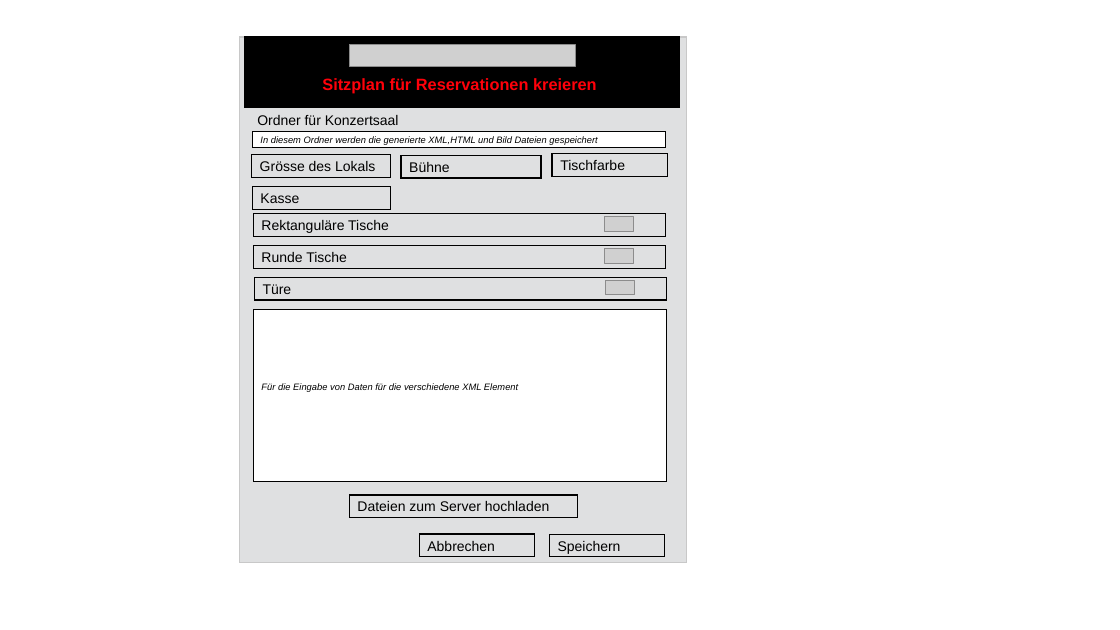
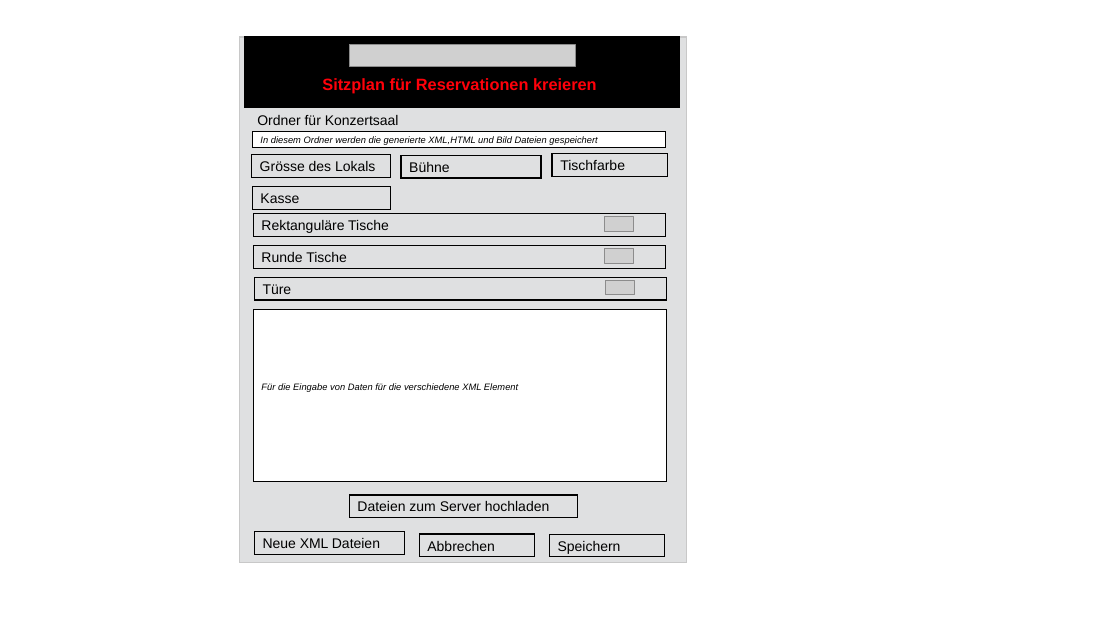
Before and after one commit to JazzLiveAarau/WwwReservationLayout, a slide deck: slide 1 of Description/ReservationLayout.pptx. Drawn at 1120x630 pixels with LibreOffice and Linux fonts; fonts in the diff are those of the drawing; grey boxes stand for pictures. Boxes give left, top, right and bottom in pixels: in the first picture for what was removed or moved away, otherwise in the second. Text is boxed around its words. In the diff, an @@ line names an element or a change of style, - is before the commit and + after.

```diff
--- a/Description/ReservationLayout.pptx
+++ b/Description/ReservationLayout.pptx
@@ rectangle added at [255, 532, 404, 555], outline #000000 1 pt, 12 pt, text #000000 @@
+Neue XML Dateien
```
Also in this commit, not shown: 1 other slide changed, 5 other files.
